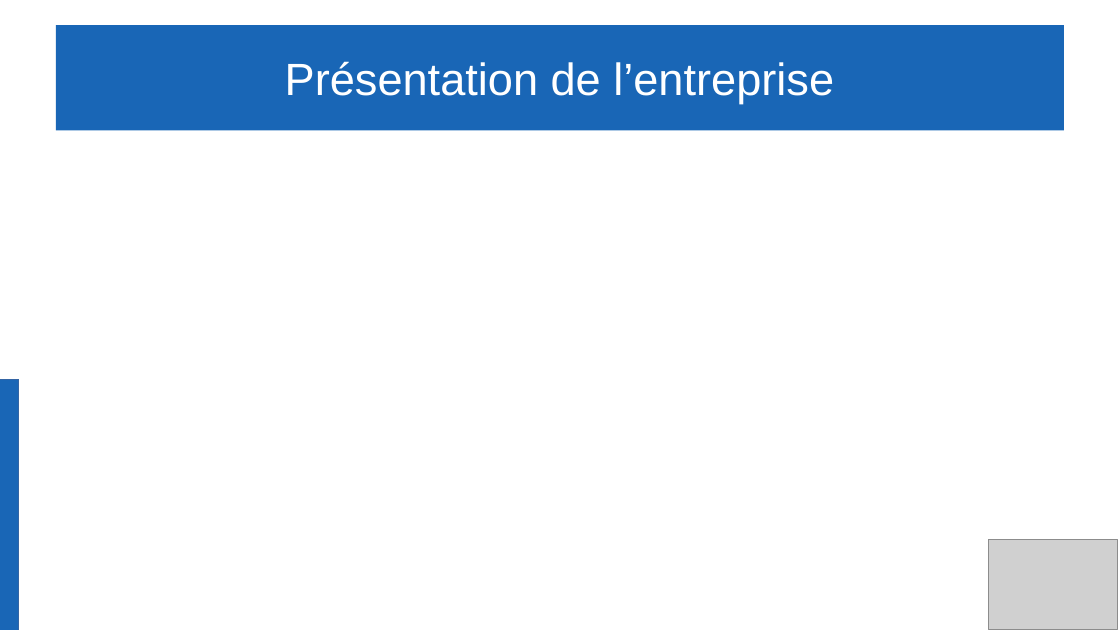
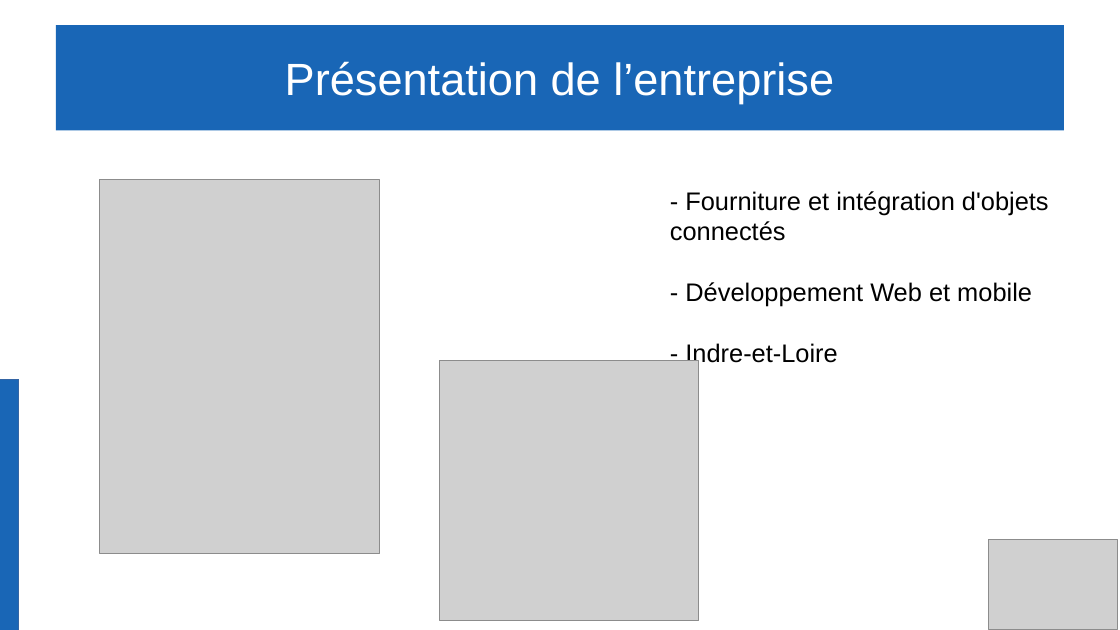
Before and after one commit to Gabin221/Tracking-BLE-documents, a slide deck: slide 2 of Revues/Revues2/Partie commune/presentation_yahya_andrea_gabin.odp. Drawn at 1120x630 pixels with LibreOffice and Linux fonts; fonts in the diff are those of the drawing; grey boxes stand for pictures. Boxes give left, top, right and bottom in pixels: in the first picture for what was removed or moved away, otherwise in the second. Text is boxed around its words. In the diff, an @@ line names an element or a change of style, - is before the commit and + after.

```diff
--- a/Revues/Revues2/Partie commune/presentation_yahya_andrea_gabin.odp
+++ b/Revues/Revues2/Partie commune/presentation_yahya_andrea_gabin.odp
@@ picture added at (x1=100, y1=180, x2=380, y2=554) @@
@@ text added at (x1=670, y1=191, x2=1049, y2=368), 18 pt, text #000000 @@
+- Fourniture et intégration d'objets connectés
+- Développement Web et mobile
+- Indre-et-Loire
@@ picture added at (x1=440, y1=361, x2=699, y2=621) @@
```
Also in this commit, not shown: 2 other slides changed, 3 other files.
